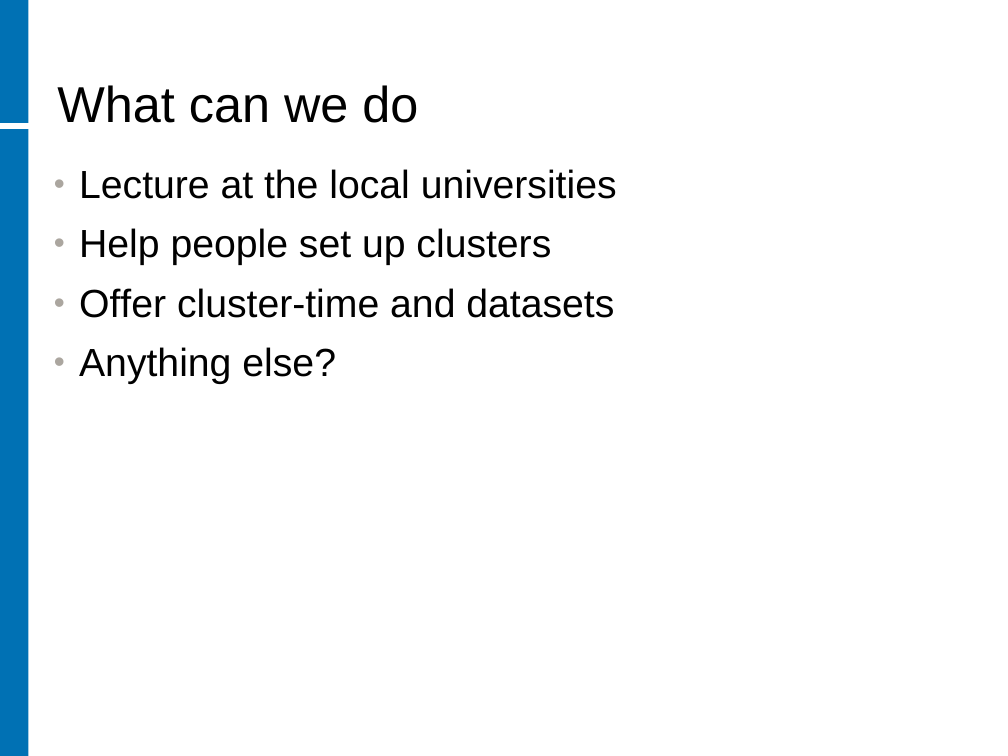
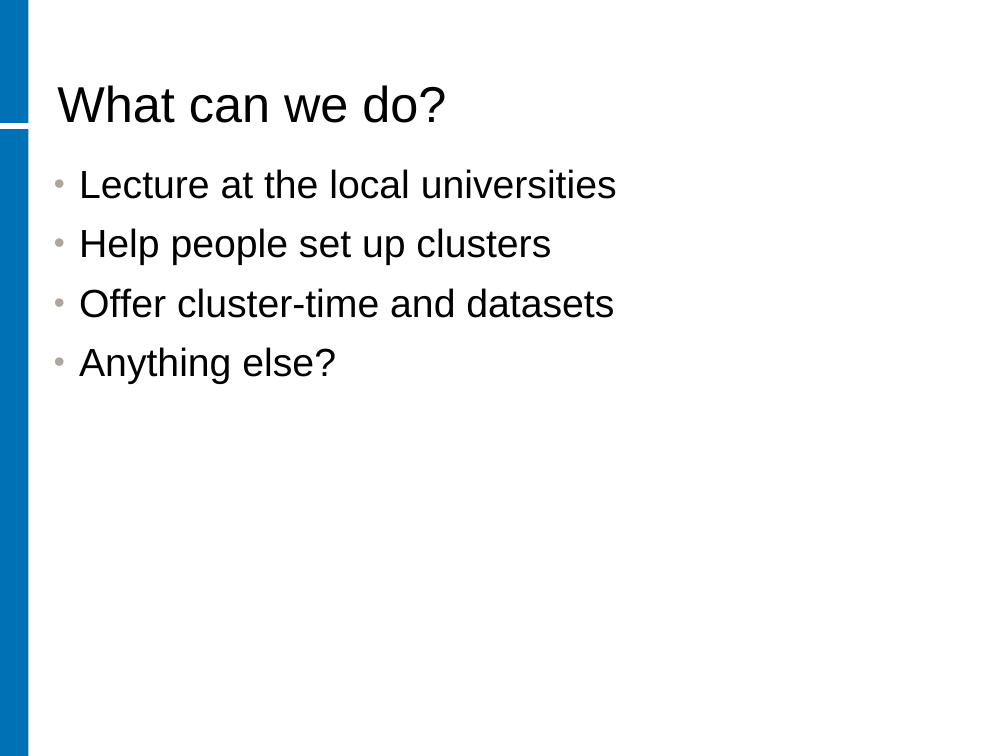
Before and after one commit to rhusar/smartfrog, a slide deck: slide 6 of core/components/hadoop/doc/workshop/hadoop_and_universities.ppt. Drawn at 1008x756 pixels with LibreOffice and Linux fonts; fonts in the diff are those of the drawing; background and template pictures are left out. Boxes give left, top, right and bottom in pixels: in the first picture for what was removed or moved away, otherwise in the second. Text is boxed around its words. In the diff, an @@ line names an element or a change of style, - is before the commit and + after.

```diff
--- a/core/components/hadoop/doc/workshop/hadoop_and_universities.ppt
+++ b/core/components/hadoop/doc/workshop/hadoop_and_universities.ppt
@@ title at (57,85,446,123): text changed @@
-What can we do
+What can we do?
```
Also in this commit, not shown: 6 other slides changed, 1 slide added, 1 slide removed, 1 other file.
